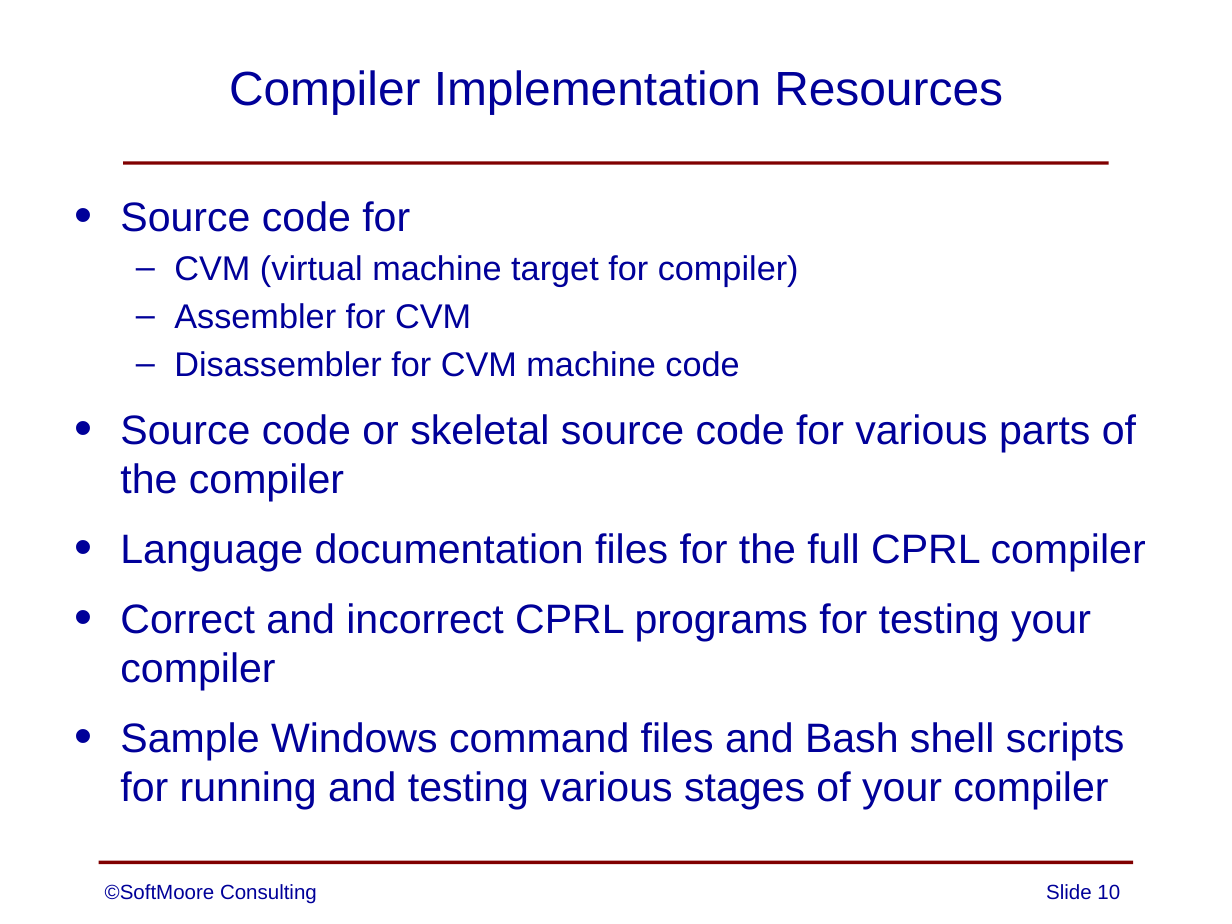
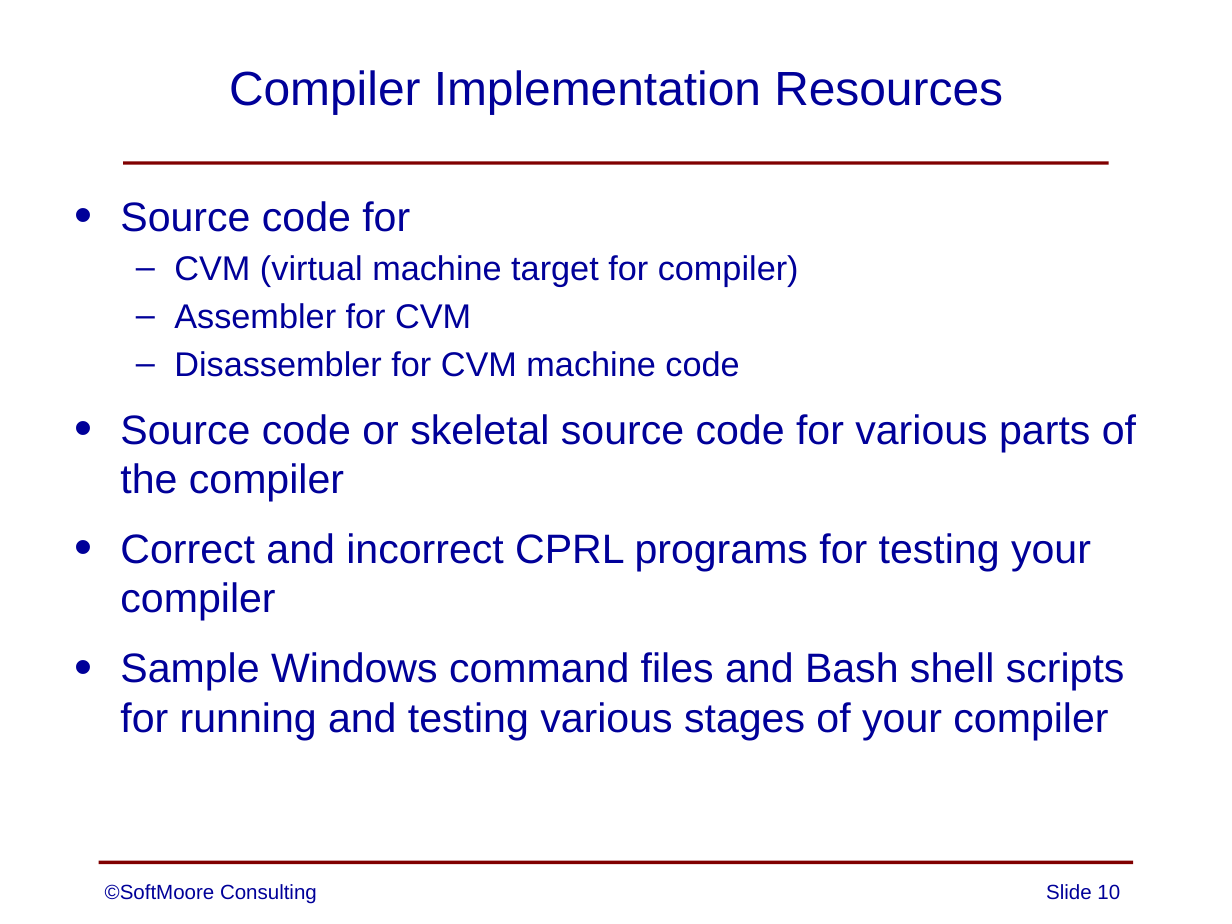
Before and after one commit to SoftMoore/CPRL-Kt-2nd, a slide deck: slide 10 of PowerPoints/00 - Teaching Compiler Design.pptx. Drawn at 1232x924 pixels with LibreOffice and Linux fonts; fonts in the diff are those of the drawing. Boxes give left, top, right and bottom in pixels: in the first picture for what was removed or moved away, otherwise in the second. Text is boxed around its words. In the diff, an @@ line names an element or a change of style, - is before the commit and + after.

Commit message:
minor correction to one PowerPoint slide

```diff
--- a/PowerPoints/00 - Teaching Compiler Design.pptx
+++ b/PowerPoints/00 - Teaching Compiler Design.pptx
@@ text at bbox=[120, 533, 1146, 571]: paragraph removed @@
-• Language documentation files for the full CPRL compiler
```
